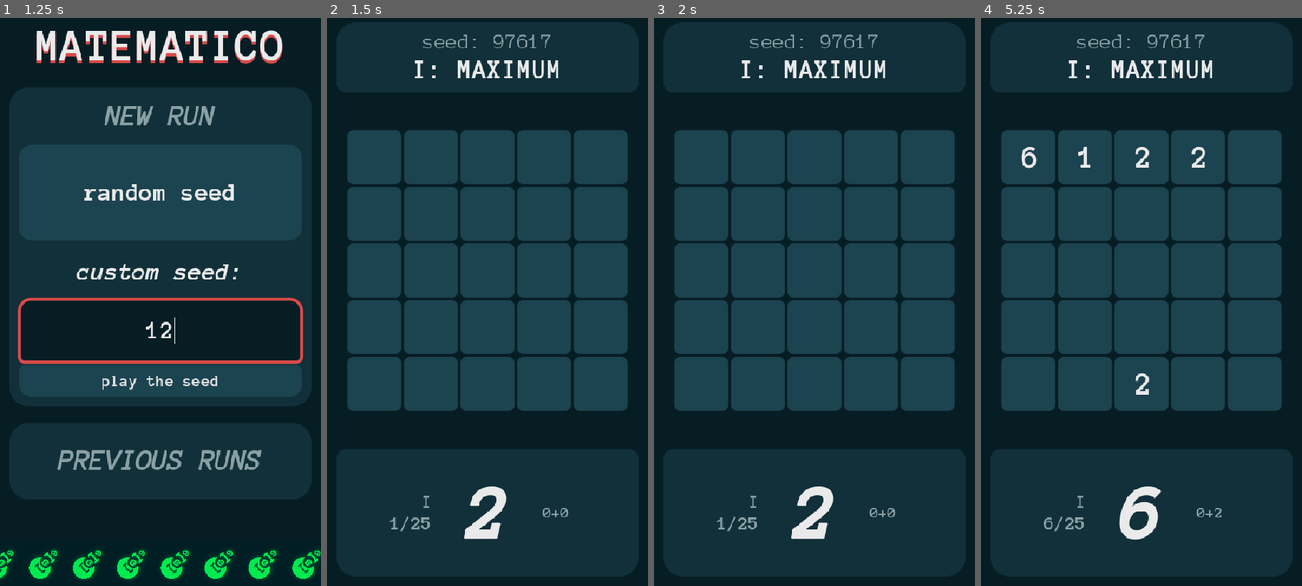
Above: before the commit, frames 1-4 (left to right).
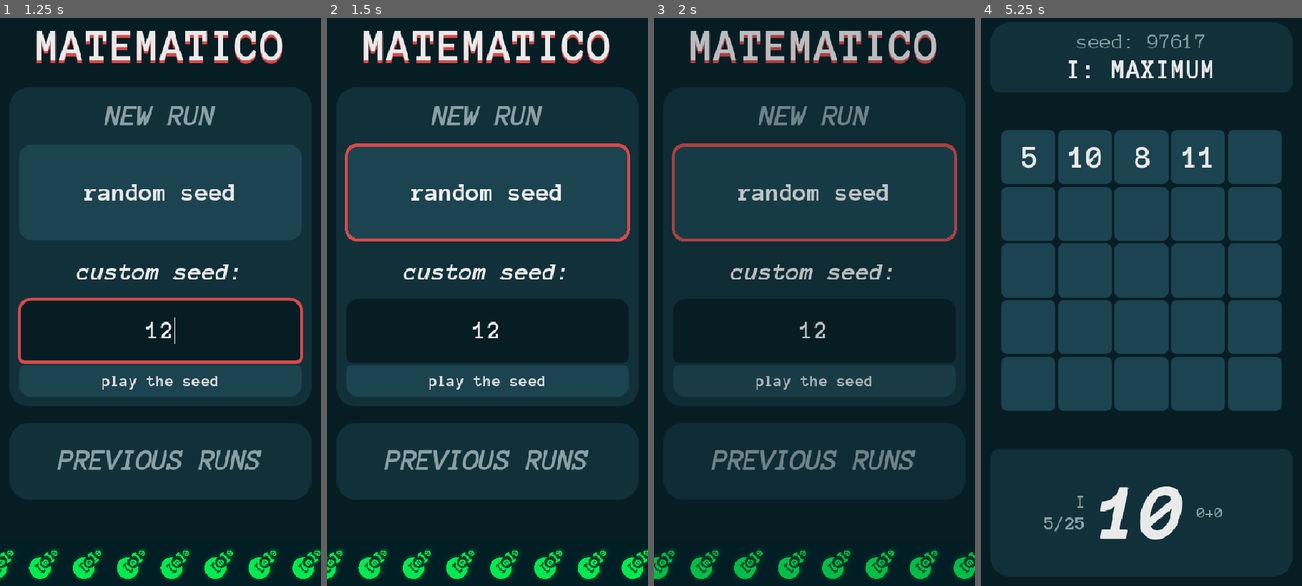
Above: after the commit, the same moments.

Repository: ImIg-dev/Matematico
Game: Godot game, scene res://scenes/game.tscn
Two runs of this game, one before a commit and one after it. Both use one fixed random seed, a clock stepped at 60 frames per second and the inputs below.
Inputs (mouse positions are in pixels of both pictures, inside the frame that each line leads up to):
- Up to frame 1 (1.25 s): click (160, 330) at 0.52 s; type "12" at 0.6 s
- Up to frame 2 (1.5 s): click "random seed" at 1.25 s
- Up to frame 3 (2 s): no input
- Up to frame 4 (5.25 s): click (1141, 381) at 2 s, where only the run after the commit has a clickable "play the seed"; click (1029, 160) at 2.75 s; click (1083, 160) at 3.5 s; click (1141, 160) at 4.25 s; click (1199, 160) at 5 s

Frame 1 is identical in both runs. In frame 2, 21% of the frame differs, in the area x 0-100%, y 2-99%; in frame 3, 31%; in frame 4, 2.2%.

Commit message:
version 2.1.0 (tweens + polish)

Diff:
--- a/project.godot
+++ b/project.godot
@@ -11,8 +11,12 @@
 [application]
 
 config/name="Matematico"
+config/version="2.1.0"
 run/main_scene="uid://bvaked43tcyy7"
 config/features=PackedStringArray("4.7", "Mobile")
+boot_splash/bg_color=Color(0.03137255, 0.11372549, 0.14117648, 1)
+boot_splash/image="uid://dja5uegaajdqc"
+config/icon="uid://dc2u6m2cimcog"
 
 [audio]
 
--- a/scenes/game.tscn
+++ b/scenes/game.tscn
@@ -282,6 +282,22 @@
 corner_radius_bottom_right = 20
 corner_radius_bottom_left = 20
 
+[sub_resource type="StyleBoxFlat" id="StyleBoxFlat_5newe"]
+draw_center = false
+border_width_left = 5
+border_width_top = 5
+border_width_right = 5
+border_width_bottom = 5
+border_color = Color(0.84313726, 0.2901961, 0.28627452, 1)
+corner_radius_top_left = 20
+corner_radius_top_right = 20
+corner_radius_bottom_right = 20
+corner_radius_bottom_left = 20
+expand_margin_left = 2.0
+expand_margin_top = 2.0
+expand_margin_right = 2.0
+expand_margin_bottom = 2.0
+
 [sub_resource type="LabelSettings" id="LabelSettings_0tnpc"]
 font = ExtResource("3_iywne")
 font_size = 45
@@ -389,6 +405,8 @@
 [node name="GridContainer" type="GridContainer" parent="MarginContainer/VBoxContainer/Board" unique_id=422892762]
 layout_mode = 2
 size_flags_horizontal = 4
+offset_transform_enabled = true
+offset_transform_visual_only = false
 columns = 5
 
 [node name="BoardCell" parent="MarginContainer/VBoxContainer/Board/GridContainer" unique_id=278121891 instance=ExtResource("2_p57ef")]
@@ -474,6 +492,8 @@
 [node name="GridContainer" type="GridContainer" parent="MarginContainer/VBoxContainer/Board2" unique_id=224932286]
 layout_mode = 2
 size_flags_horizontal = 4
+offset_transform_enabled = true
+offset_transform_visual_only = false
 columns = 5
 
 [node name="HUD" type="MarginContainer" parent="MarginContainer/VBoxContainer" unique_id=1492556988]
@@ -839,7 +859,7 @@
 theme_override_fonts/font = ExtResource("2_lbhrr")
 theme_override_font_sizes/font_size = 40
 theme_override_styles/normal = SubResource("StyleBoxFlat_gee14")
-theme_override_styles/focus = SubResource("StyleBoxFlat_vtaks")
+theme_override_styles/focus = SubResource("StyleBoxFlat_5newe")
 placeholder_text = "00000"
 alignment = 1
 max_length = 5
@@ -1061,6 +1081,17 @@
 scale = Vector2(0.1, 0.1)
 texture = ExtResource("5_iywne")
 
+[node name="TweenRect" type="ColorRect" parent="." unique_id=1511167756]
+visible = false
+z_index = 2
+layout_mode = 1
+anchors_preset = 15
+anchor_right = 1.0
+anchor_bottom = 1.0
+grow_horizontal = 2
+grow_vertical = 2
+color = Color(0.03137255, 0.11372549, 0.14117648, 1)
+
 [connection signal="timeout" from="Timer" to="." method="_on_timer_timeout"]
 [connection signal="pressed" from="SeedSelection/MarginContainer/VBoxContainer/MarginContainer/VBoxContainer/random" to="." method="_on_random_pressed"]
 [connection signal="text_changed" from="SeedSelection/MarginContainer/VBoxContainer/MarginContainer/VBoxContainer/SeedInputField" to="." method="_on_seed_input_field_text_changed"]
--- a/scripts/game.gd
+++ b/scripts/game.gd
@@ -3,6 +3,7 @@
 var second_board : Array[int] = []
 @onready var board_grid: GridContainer = $MarginContainer/VBoxContainer/Board/GridContainer
 @onready var second_board_grid: GridContainer = $MarginContainer/VBoxContainer/Board2/GridContainer
+@onready var tween_rect: ColorRect = $TweenRect
 const board_size := 5 #THIS SHOULD BE 5!
 const max_number := 13 #THIS SHOULD BE 13!
 var no_of_number_sets := 4 #THIS SHOULD BE 4!
@@ -31,6 +32,7 @@
 var pointsII : int = 0
 var pointsIIIa : int = 0
 var pointsIIIb : int = 0
+var old_second_board : bool = 0
 
 func _ready() -> void:
 	Saves.load_data()
@@ -60,12 +62,8 @@
 		$MarginContainer/VBoxContainer/Board2.visible = 0
 	elif round_no == 3 and not second_board_opened:
 		mode.text = "IIIa: MAXIMUM"
-		$MarginContainer/VBoxContainer/Board.visible = 1
-		$MarginContainer/VBoxContainer/Board2.visible = 0
 	elif round_no == 3 and second_board_opened:
 		mode.text = "IIIb: MINIMUM"
-		$MarginContainer/VBoxContainer/Board.visible = 0
-		$MarginContainer/VBoxContainer/Board2.visible = 1
 	if not seed_selection.visible and turn <= board_size*board_size+1:
 		$MarginContainer/VBoxContainer/HUD/HBoxContainer/CurrentNumber.text = str(number_sequence[turn-2])
 		$MarginContainer/VBoxContainer/HUD/HBoxContainer/RoundTurn.text = "%s\n%s/%s" % [round_greek, turn, board_size*board_size]
@@ -80,7 +78,17 @@
 		round_over()
 	if Input.is_anything_pressed() and waiting:
 		waiting = 0
+		tween_rect.color.a = 0; tween_rect.visible = 1; tween_rect.mouse_filter = Control.MOUSE_FILTER_STOP
+		var tween = create_tween().set_ease(Tween.EASE_IN).set_trans(Tween.TRANS_QUART)
+		tween.tween_property(tween_rect, "color:a", 1, 1)
+		await tween.finished
 		generate_numbers()
+		tween_rect.mouse_filter = Control.MOUSE_FILTER_IGNORE
+		tween_rect.color.a = 1
+		var tween_2 = create_tween().set_ease(Tween.EASE_OUT).set_trans(Tween.TRANS_QUART)
+		tween_2.tween_property(tween_rect, "color:a", 0, 1)
+		await tween_2.finished
+		tween_rect.visible = 0
 	if previous_runs.visible:
 		run_list.text = ""
 		if search_by_seed.text != "":
@@ -90,12 +98,19 @@
 		else:
 			for i in Saves.seeds.size():
 				run_list.text = "[font=res://assets/fonts/Anonymous_Pro_B.ttf]%s[/font]|%s|%s|%s|%s|[font=res://assets/fonts/Anonymous_Pro_B.ttf]%s[/font]\n" % [Saves.seeds[i], Saves.points_I[i], -2*Saves.points_II[i], Saves.points_IIIa[i], -2*Saves.points_IIIb[i], Saves.points[i]] + run_list.text
+	if not old_second_board and second_board_opened:
+		$MarginContainer/VBoxContainer/Board.visible = 0
+		$MarginContainer/VBoxContainer/Board2.visible = 1
+	elif old_second_board and not second_board_opened:
+		$MarginContainer/VBoxContainer/Board.visible = 1
+		$MarginContainer/VBoxContainer/Board2.visible = 0
+	old_second_board = second_board_opened
 
 func generate_numbers() -> void:
 	board = []
 	second_board = []
 	number_sequence = []
-	var amplifier : int = (round_no-1)*10000
+	var amplifier : int = (round_no)*10000
 	while 1==1:
 		if no_of_number_sets*13 >= board_size*board_size:
 			break
@@ -316,8 +331,18 @@
 
 func _on_submit_pressed() -> void:
 	custom_seed = int($SeedSelection/MarginContainer/VBoxContainer/MarginContainer/VBoxContainer/SeedInputField.text)
+	tween_rect.color.a = 0; tween_rect.visible = 1; tween_rect.mouse_filter = Control.MOUSE_FILTER_STOP
+	var tween = create_tween().set_ease(Tween.EASE_IN).set_trans(Tween.TRANS_QUART)
+	tween.tween_property(tween_rect, "color:a", 1, 1)
+	await tween.finished
 	seed_selection.visible = 0
 	generate_numbers()
+	tween_rect.mouse_filter = Control.MOUSE_FILTER_IGNORE
+	tween_rect.color.a = 1
+	var tween_2 = create_tween().set_ease(Tween.EASE_OUT).set_trans(Tween.TRANS_QUART)
+	tween_2.tween_property(tween_rect, "color:a", 0, 1)
+	await tween_2.finished
+	tween_rect.visible = 0
 
 func _on_seed_input_field_text_changed(new_text: String) -> void:
 	if not new_text.is_valid_int() and not new_text == "":
@@ -329,8 +354,18 @@
 
 func _on_random_pressed() -> void:
 	custom_seed = randi_range(0, 99999)
+	tween_rect.color.a = 0; tween_rect.visible = 1; tween_rect.mouse_filter = Control.MOUSE_FILTER_STOP
+	var tween = create_tween().set_ease(Tween.EASE_IN).set_trans(Tween.TRANS_QUART)
+	tween.tween_property(tween_rect, "color:a", 1, 1)
+	await tween.finished
 	seed_selection.visible = 0
 	generate_numbers()
+	tween_rect.mouse_filter = Control.MOUSE_FILTER_IGNORE
+	tween_rect.color.a = 1
+	var tween_2 = create_tween().set_ease(Tween.EASE_OUT).set_trans(Tween.TRANS_QUART)
+	tween_2.tween_property(tween_rect, "color:a", 0, 1)
+	await tween_2.finished
+	tween_rect.visible = 0
 
 func _on_timed_moves_button_up() -> void:
 	if Saves.timed_moves:
Binary file added: assets/textures/matematico-boot.png
Not shown, added: assets/textures/matematico-boot.png.import
Binary file added: assets/textures/matematico-icon.png
Not shown, added: assets/textures/matematico-icon.png.import
Not shown, changed: export/index.144x144.png.import
Not shown, changed: export/index.180x180.png.import
Not shown, changed: export/index.512x512.png.import
Not shown, changed: export/index.apple-touch-icon.png.import
Not shown, changed: export/index.icon.png.import
Not shown, changed: export/index.png.import
Not shown, changed: export/index.pck
Not shown, removed: export/matematico-2.0.5.zip
(and 1 more such lines)
